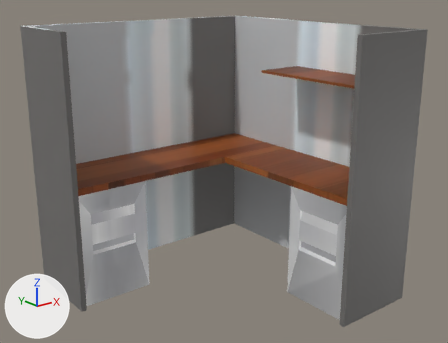
Two versions of the FBX model UnreliableNarratorv1/Assets/Scenes/GameLevel/Assets/FBX fiels/desk.fbx, one commit apart.
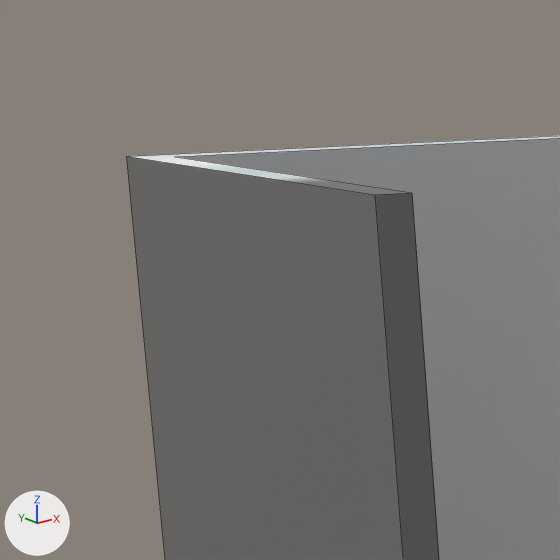
Each version is shown whole from a 50 mm camera at (-2.707, -0.2, 2.338) aimed at (0.029, 3.22, 0.969), then close up on the part from 0% to 20% of the width and 0% to 26% of the height. Lighting does not change. The marker at lower left points along +X, +Y and +Z. The close-ups show mesh edges as thin lines. Where no turn or scale is listed for an object, it has been applied to the vertices.

The older version as bpy lines, for what is in view:
```python
me_cube_002 = bpy.data.meshes.new('Cube.002')
me_cube_002.from_pydata(...)  # 20 vertices, 12 faces; spans x -1.0..1.0, y -1.0..1.0, z -1.0..1.0
me_cube_002.materials.append(mat_material_012)  # picture img_desk_wall_png
ob_desk_panels = bpy.data.objects.new('Desk panels', me_cube_002)
ob_desk_panels.location = (0.0, 3.262, 1.004)
```
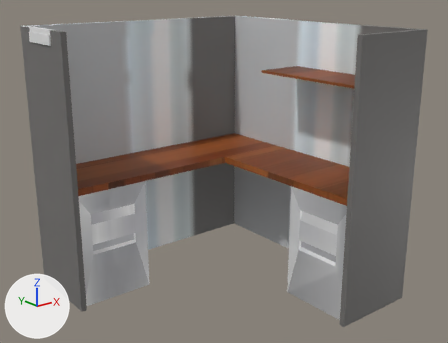
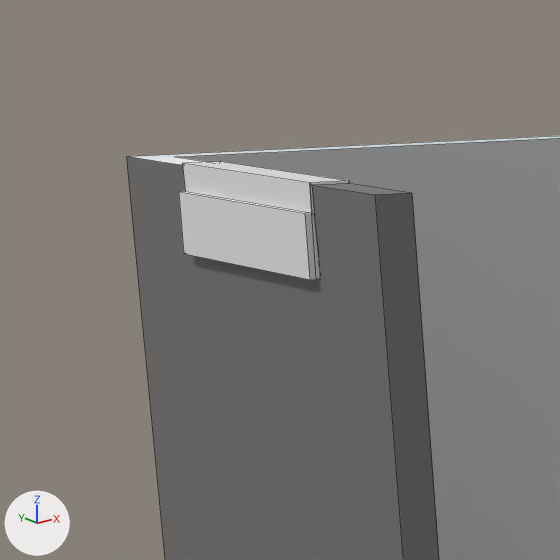
Commit message: desk shit

Where the change shows, as pixel boxes [x1, y1, x2, y2] in the close-ups (560 x 560 px):
'nametag', added: after [179, 162, 349, 280]

Edits to the bpy script that builds the scene:
```text
Add me_cube:
    me_cube.from_pydata(...)  # 25 vertices, 20 faces; spans x -0.214..-0.162, y -0.17..0.171, z 0.173..0.273
Add ob_nametag:
    ob_nametag = bpy.data.objects.new('nametag', me_cube)
    ob_nametag.location = (-0.796, 3.921, 1.733)
```
